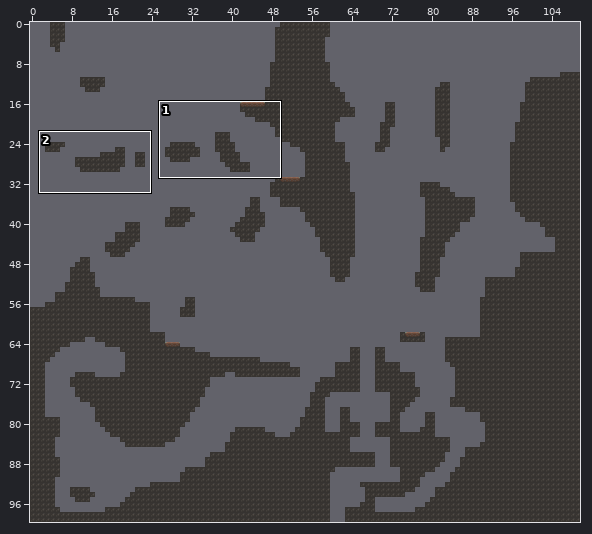
Tiled map -- Assets/Tilemaps/Doodles/final_levels/bonus_level.tmx. The first picture is a wide view before the edit; the outline marks the close-up.
Close-up. As it was:
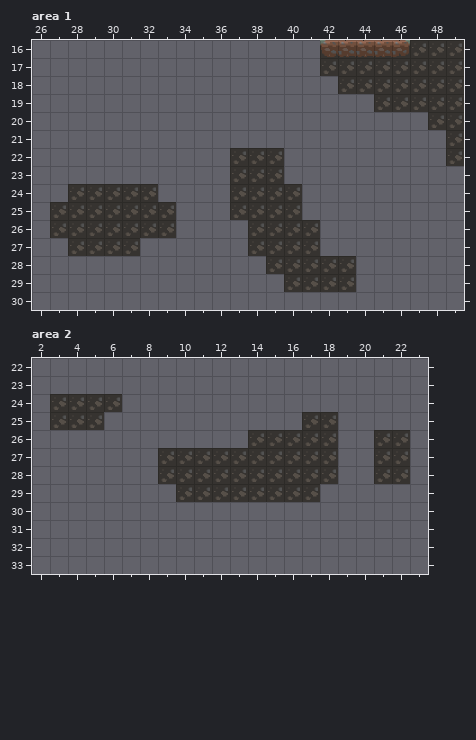
Cells are 32x32 px. Shown: area 1 x 26..49, y 16..30; area 2 x 2..23, y 22..33. The commit also changed other parts of the map, which this record leaves out.
The result:
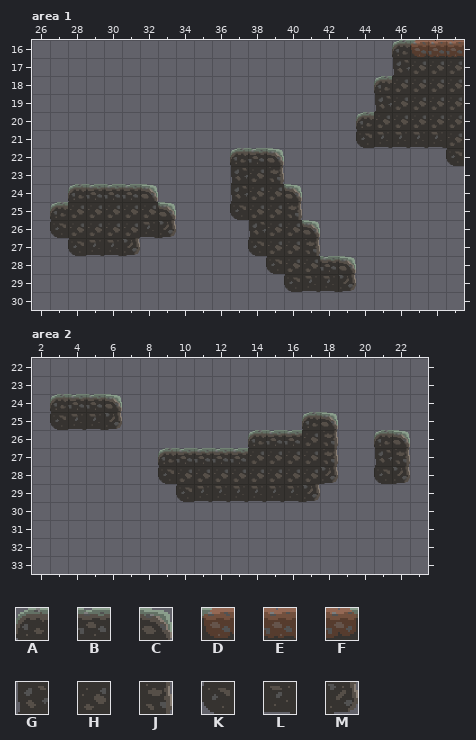
Key: from "tiles_16_with_vines": A 0, B 1, C 2, D 3, E 4, F 5, G 6, H 7, J 8, K 12, L 13, M 14.
_ is an empty cell.
Diff:
Layer "GroundLayer", area 1:
Tile H becomes tile A in row 16 at x 46; in row 18 at x 45; in row 22 at x 37; in row 24 at x 28; in row 25 at x 27.
The author put tile A in row 20 at x 44.
Tile H becomes tile B in row 22 at x 38; in row 24 at x 29 to 31; in row 28 at x 42.
Tile H becomes tile C in row 22 at x 39; in row 24 at x 32 and 40; in row 25 at x 33; in row 26 at x 41; in row 28 at x 43.
Tile H becomes tile G in row 17 at x 46; in row 19 at x 45; in rows 23 to 24 at x 37; in row 26 at x 38.
The author put tile H in row 20 at x 45 to 47.
Tile H becomes tile J in row 23 at x 39; in row 25 at x 40; in row 27 at x 41.
Tile H becomes tile K in row 22 at x 49; in row 25 at x 37; in row 26 at x 27; in row 27 at x 28 and 38; in row 28 at x 39; in row 29 at x 40.
The author put tile K in row 21 at x 44.
Tile H becomes tile L in row 26 at x 32; in row 27 at x 29 to 30; in row 29 at x 41 to 42.
The author put tile L in row 21 at x 45 to 48.
Tile H becomes tile M in row 26 at x 33; in row 27 at x 31; in row 29 at x 43.
The tile that lay hidden is removed in row 16 at x 42.
Tile H is removed in row 16 at x 43 to 45 and 49; in row 17 at x 42 to 45; in row 18 at x 43 to 44.
Layer "MudLayer", area 1:
The author put tile D in row 16 at x 47.
The author put tile E in row 16 at x 48 to 49.
Tile D is removed in row 16 at x 42.
Tile E is removed in row 16 at x 43 to 45.
Tile F is removed in row 16 at x 46.
Layer "GroundLayer", area 2:
Tile H becomes tile A in row 24 at x 3; in row 25 at x 17; in row 26 at x 14 and 21; in row 27 at x 9.
Tile H becomes tile B in row 24 at x 4 to 5; in row 26 at x 15 to 16; in row 27 at x 10 to 13.
Tile H becomes tile C in row 24 at x 6; in row 25 at x 18; in row 26 at x 22.
Tile H becomes tile G in row 27 at x 21.
Tile H becomes tile J in row 26 at x 18; in row 27 at x 18 and 22.
Tile H becomes tile K in row 25 at x 3; in row 28 at x 9 and 21; in row 29 at x 10.
Tile H becomes tile L in row 25 at x 4 to 5; in row 29 at x 11 to 16.
Tile H becomes tile M in row 28 at x 18 and 22; in row 29 at x 17.
The author put tile M in row 25 at x 6.
